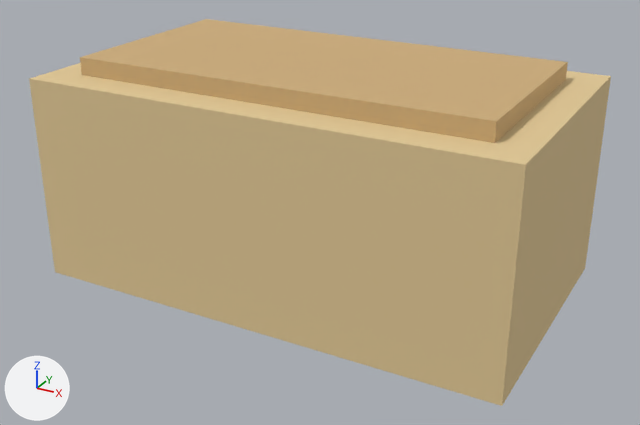
The glTF model models/items/bread/model.gltf: old version first, new version second.
Before and after are seen from a 50 mm lens placed at (0.231, -0.422, 0.189), pointed at (0.004, -0.009, -0.017). The lights are fixed; the arrows at lower left show +X, +Y and +Z. The older version comes first. Vertices at exactly the same position are counted once.

The first picture shows 'bread'.
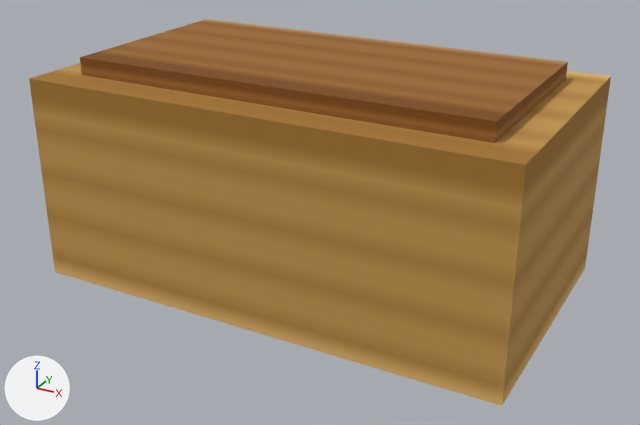
Edits to the bpy script that builds the scene:
```text
Add img_diffuse_png:
    img_diffuse_png = load_image('diffuse.png', 'textures/diffuse.png', 64, 64, 'sRGB')
Change mat_body:
    remove mat_body.base_color = (0.769, 0.588, 0.306)  # beige #e3ca96
    add mat_body.texture = img_diffuse_png
Change mat_accent:
    remove mat_accent.base_color = (0.627, 0.431, 0.204)  # brown #cfaf7d
    add mat_accent.texture = img_diffuse_png
Change me_bread:
    where me_bread.from_pydata(...)  # 24 vertices, 36 faces; spans x -0.14..0.14, y -0.08..0.08, z -0.06..0.07
    used by ob_bread; location = (0.0, 0.0, 0.0)
    me_bread part 1: texture (UV) coordinates of 36 of 36 faces, centred in x -0.14..0.14, y -0.08..0.08, z -0.06..0.07, changed; they spanned u 0.0..1.0, v 0.0..1.0 and now span u 0.02..0.98, v 0.52..0.98
```

Location of each change, [x1, y1, x2, y2] in pixels of the pictures (640 x 425 px):
'bread', surface changed (beige to brown)
    both: [29, 19, 611, 406]
